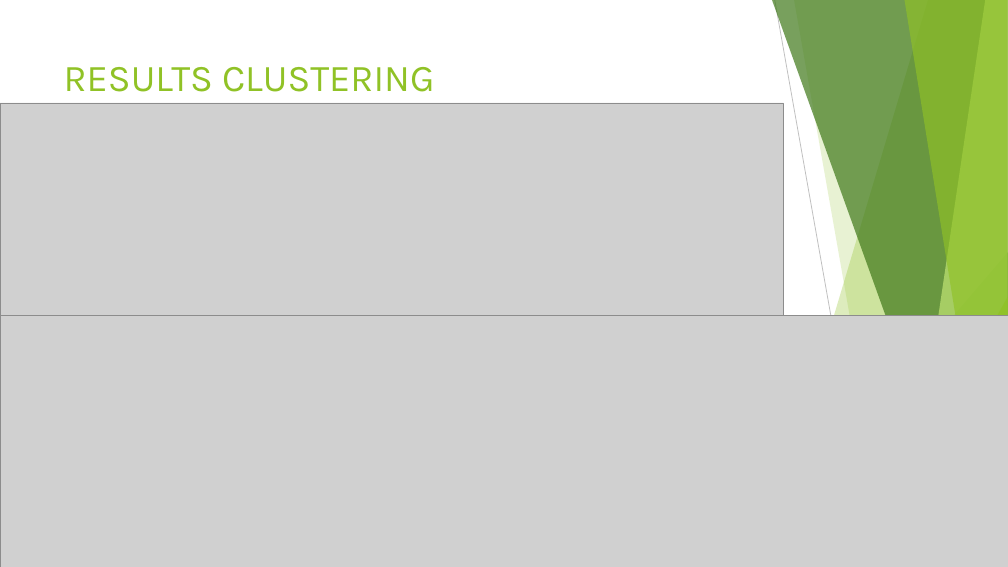
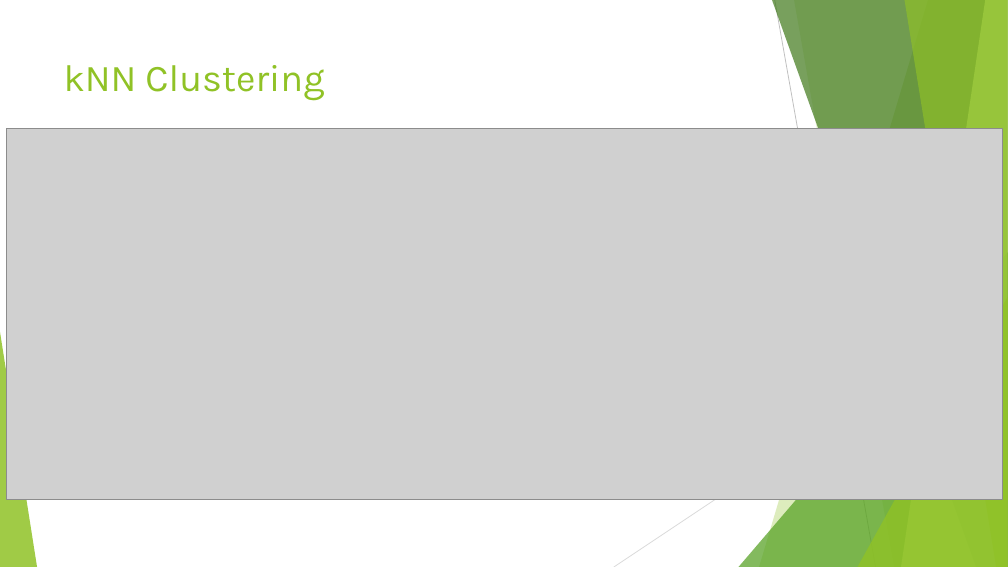
Before and after one commit to MaDe2101/DMLBeerProject, a slide deck: slide 5 of Documentation/Beer Data Presentation - Resampling Task.pptx. Drawn at 1008x567 pixels with LibreOffice and Linux fonts; fonts in the diff are those of the drawing; grey boxes stand for pictures. Boxes give left, top, right and bottom in pixels: in the first picture for what was removed or moved away, otherwise in the second. Text is boxed around its words. In the diff, an @@ line names an element or a change of style, - is before the commit and + after.

```diff
--- a/Documentation/Beer Data Presentation - Resampling Task.pptx
+++ b/Documentation/Beer Data Presentation - Resampling Task.pptx
@@ title at <box>64,65,324,101</box>: text changed @@
-RESULTS CLUSTERING
+kNN Clustering
@@ picture: place and size @@
-picture at <box>0,103,783,324</box>
+picture at <box>6,129,1002,499</box>
@@ picture removed at <box>0,316,1008,567</box> @@
```
Also in this commit, not shown: 6 other slides changed, 1 slide added.
